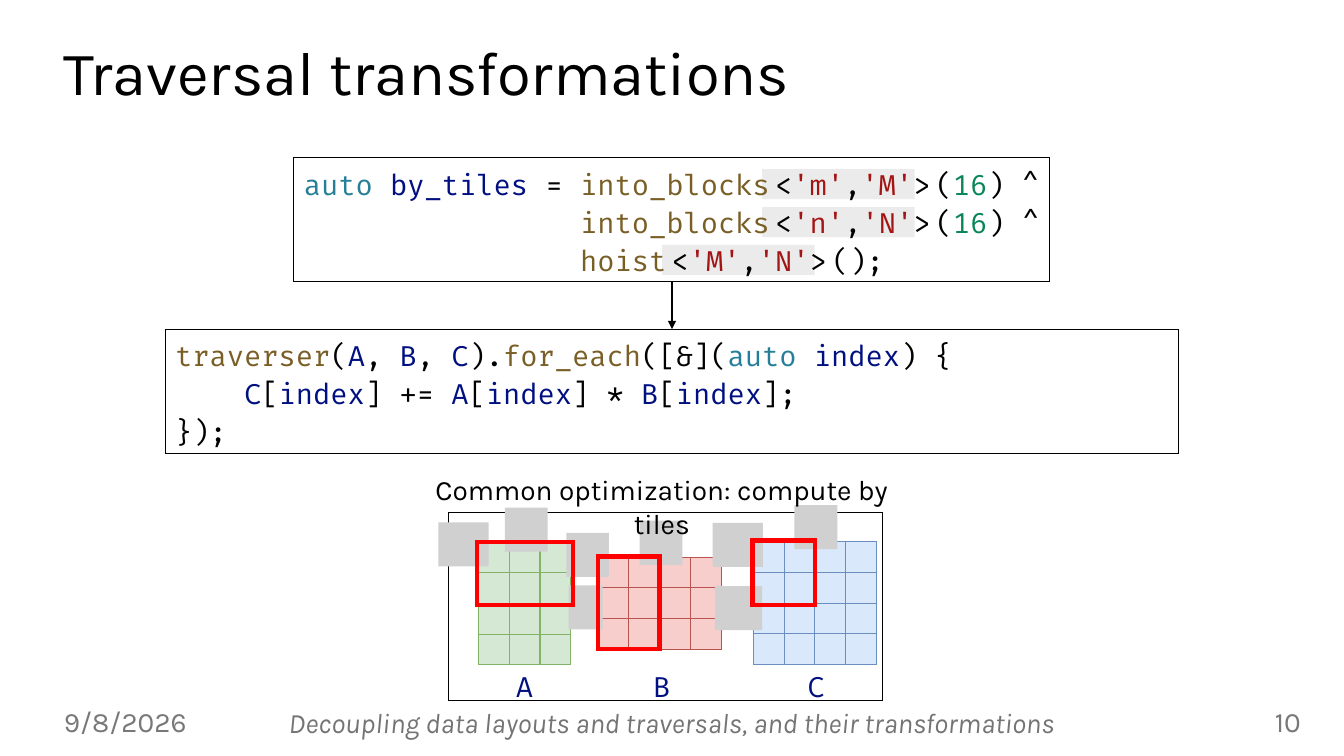
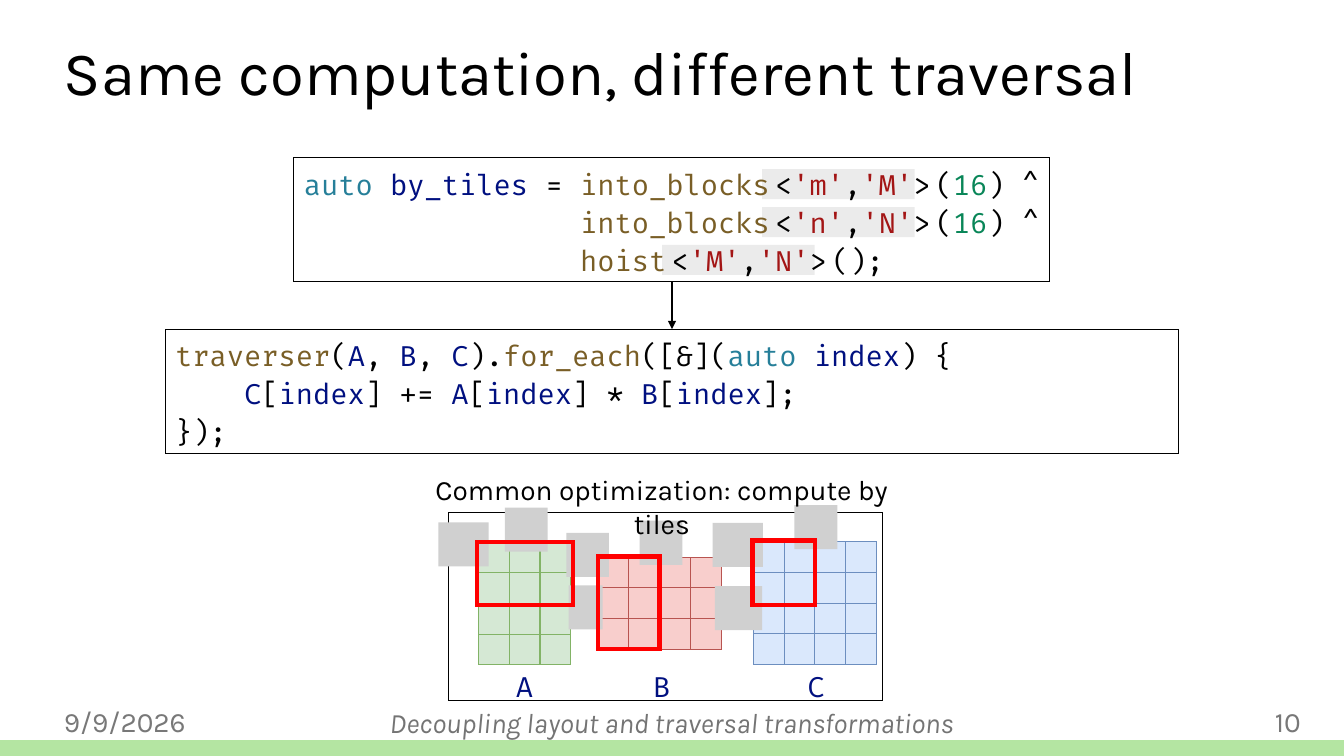
Before and after one commit to jiriklepl/phd-thesis, a slide deck: slide 10 of defense/Optimizing Memory Layouts and Traversal Orders in High-Performance Computing.pptx. Drawn at 1344x756 pixels with LibreOffice and Linux fonts; fonts in the diff are those of the drawing; grey boxes stand for pictures; background and template pictures are left out. Boxes give left, top, right and bottom in pixels: in the first picture for what was removed or moved away, otherwise in the second. Text is boxed around its words. In the diff, an @@ line names an element or a change of style, - is before the commit and + after.

```diff
--- a/defense/Optimizing Memory Layouts and Traversal Orders in High-Performance Computing.pptx
+++ b/defense/Optimizing Memory Layouts and Traversal Orders in High-Performance Computing.pptx
@@ title at (64,52,1136,110): text changed @@
-Traversal transformations
+Same computation, different traversal
@@ text at (64,711,186,734): text changed @@
-9/8/2026
+9/9/2026
@@ text at (390,714,954,741): text changed @@
-Decoupling data layouts and traversals, and their transformations
+Decoupling layout and traversal transformations
@@ rectangle added at (0,741,1344,756), fill #B4E5A2, outline #B4E5A2 1.5 pt @@
```
Also in this commit, not shown: 48 other slides changed, 3 slides removed.
